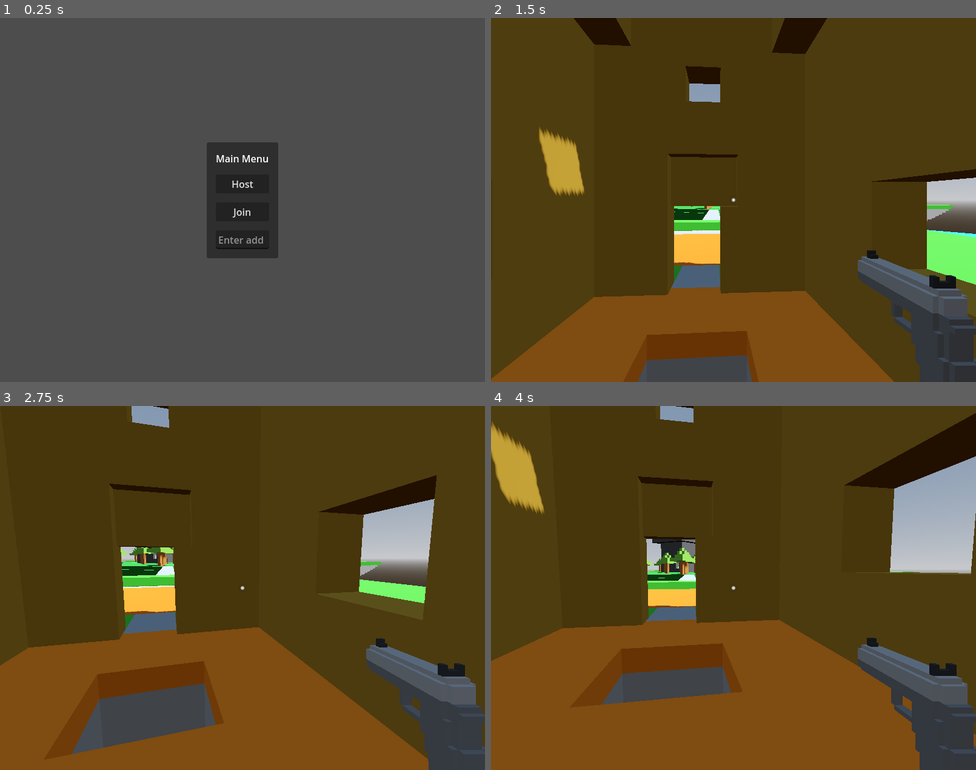
Above: before the commit, frames 1-4 (two rows, left to right).
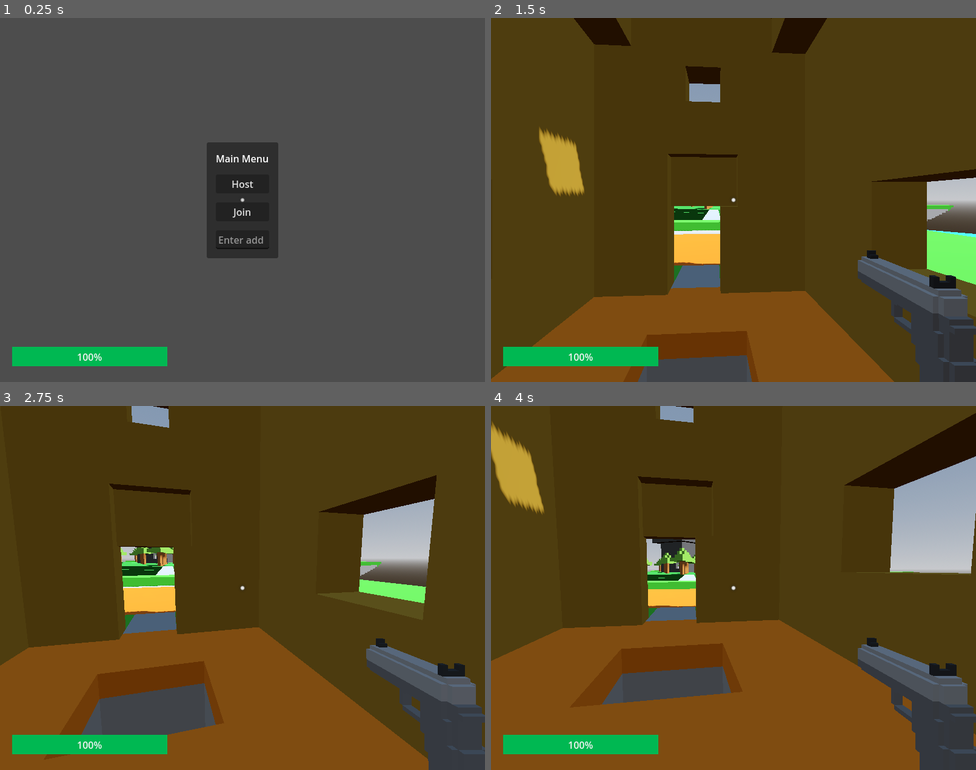
Above: after the commit, the same moments.

Repository: qdanq/Battle-duo
Game: Godot game, scene res://world.tscn
The game is run twice, just before and just after one commit, with the same random seed, the same clock (stepped at 60 frames per second) and the same inputs.
Inputs (mouse positions are in pixels of both pictures, inside the frame that each line leads up to):
- Up to frame 1 (0.25 s): no input
- Up to frame 2 (1.5 s): click (733, 240) at 0.52 s; type "12" at 0.6 s; click "Host" at 1.25 s
- Up to frame 3 (2.75 s): tap Enter (ui_accept) at 2, 2.27 s; move the mouse to (266, 588) at 2.02 s; hold Up (ui_up) from 2.03 s (still down); click (266, 588) at 2.1 s
- Up to frame 4 (4 s): keep holding Up (ui_up); move the mouse to (709, 588) at 2.77 s; click (709, 588) at 2.85 s; tap Enter (ui_accept) at 3.02 s; move the mouse to (743, 580) at 3.52 s; click (743, 580) at 3.6 s

The runs differ from the first frame. In frame 1, 1.7% of the frame differs, in the area x 2-51%, y 49-96%; in frame 2, 1.7%; in frame 3, 1.7%; in frame 4, 1.7%.

Commit message:
Add healthbar.

Diff:
--- a/world.gd
+++ b/world.gd
@@ -2,6 +2,8 @@
 
 @onready var main_menu = $CanvasLayer/MainMenu
 @onready var address_entry = $CanvasLayer/MainMenu/MarginContainer/VBoxContainer/AddressEntry
+@onready var hud = $CanvasLayer/HUD
+@onready var health_bar = $CanvasLayer/HUD/HealthBar
 
 const Player = preload("res://player.tscn")
 const PORT = 6969
--- a/world.tscn
+++ b/world.tscn
@@ -1,7 +1,8 @@
-[gd_scene load_steps=6 format=3 uid="uid://dxd8fu4lw006n"]
+[gd_scene load_steps=9 format=3 uid="uid://dxd8fu4lw006n"]
 
 [ext_resource type="PackedScene" uid="uid://ce5wqnn3o5gfi" path="res://4islandsmap.tscn" id="1_4hc7d"]
 [ext_resource type="Script" path="res://world.gd" id="1_6g01w"]
+[ext_resource type="Texture2D" uid="uid://croui5l52h4mu" path="res://addons/kenney_particle_pack/circle_05.png" id="3_bpqsw"]
 
 [sub_resource type="ProceduralSkyMaterial" id="ProceduralSkyMaterial_i4jsr"]
 sky_horizon_color = Color(0.64625, 0.65575, 0.67075, 1)
@@ -15,6 +16,12 @@
 sky = SubResource("Sky_ujq7m")
 tonemap_mode = 2
 glow_enabled = true
+
+[sub_resource type="StyleBoxFlat" id="StyleBoxFlat_y1nwm"]
+bg_color = Color(1, 0.0392157, 0, 1)
+
+[sub_resource type="StyleBoxFlat" id="StyleBoxFlat_cdam5"]
+bg_color = Color(0, 0.721569, 0.321569, 1)
 
 [node name="World" type="Node"]
 script = ExtResource("1_6g01w")
@@ -71,6 +78,42 @@
 placeholder_text = "Enter address"
 alignment = 1
 
+[node name="HUD" type="Control" parent="CanvasLayer"]
+layout_mode = 3
+anchors_preset = 15
+anchor_right = 1.0
+anchor_bottom = 1.0
+grow_horizontal = 2
+grow_vertical = 2
+mouse_filter = 2
+
+[node name="TextureRect" type="TextureRect" parent="CanvasLayer/HUD"]
+layout_mode = 1
+anchors_preset = 15
+anchor_right = 1.0
+anchor_bottom = 1.0
+grow_horizontal = 2
+grow_vertical = 2
+scale = Vector2(0.03, 0.03)
+pivot_offset = Vector2(400, 300)
+texture = ExtResource("3_bpqsw")
+stretch_mode = 5
+
+[node name="HealthBar" type="ProgressBar" parent="CanvasLayer/HUD"]
+layout_mode = 1
+anchors_preset = 15
+anchor_right = 1.0
+anchor_bottom = 1.0
+offset_left = 20.0
+offset_top = 542.0
+offset_right = -524.0
+offset_bottom = -26.0
+grow_horizontal = 2
+grow_vertical = 2
+theme_override_styles/background = SubResource("StyleBoxFlat_y1nwm")
+theme_override_styles/fill = SubResource("StyleBoxFlat_cdam5")
+value = 100.0
+
 [node name="MultiplayerSpawner" type="MultiplayerSpawner" parent="."]
 _spawnable_scenes = PackedStringArray("res://player.tscn")
 spawn_path = NodePath("..")
